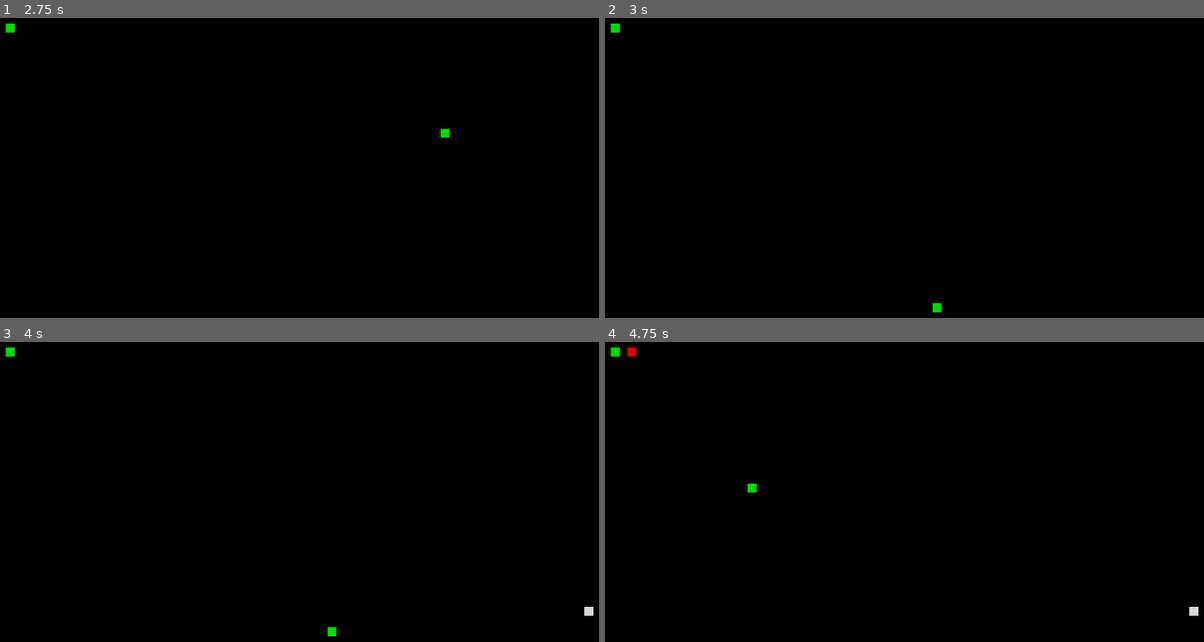
Above: before the commit, frames 1-4 (two rows, left to right).
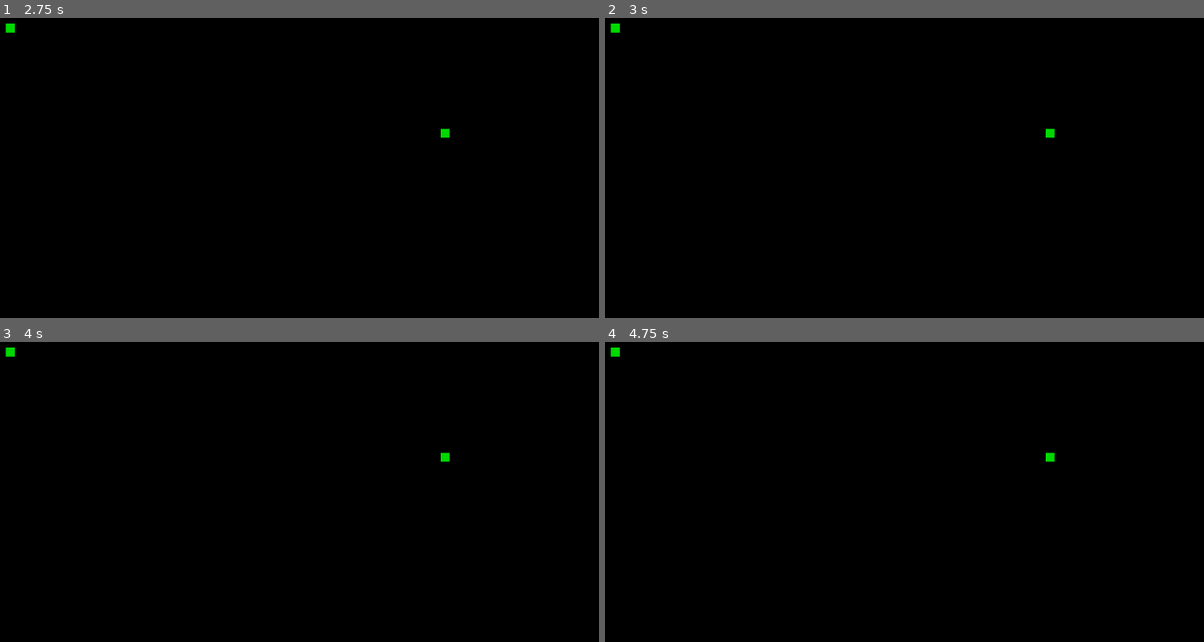
Above: after the commit, the same moments.

Repository: javier-adrian/AStar-GDS
Game: Godot game, scene res://scenes/main/main.tscn
The game is run twice, just before and just after one commit, with the same random seed, the same clock (stepped at 60 frames per second) and the same inputs.
Inputs (mouse positions are in pixels of both pictures, inside the frame that each line leads up to):
- Up to frame 1 (2.75 s): tap Enter at 0.5 s; move the mouse to (533, 201) at 0.52 s; hold Backspace (erase) 0.53-1.28 s; tap B (end) at 0.6 s; tap A (start) at 1.25, 2.3 s; move the mouse to (221, 243) at 1.27 s; tap Backspace (erase) at 1.35 s; tap Space (play) at 1.55 s; tap Tab (reset_progress) at 2 s; move the mouse to (443, 132) at 2.02 s; hold Space (play) from 2.03 s (still down)
- Up to frame 2 (3 s): tap A (start) at 2.75, 2.85 s; move the mouse to (934, 306) at 2.77 s; release Space (play) at 2.78 s
- Up to frame 3 (4 s): tap . (step) at 3.05 s; tap Tab (reset_progress) at 3.5 s; move the mouse to (587, 609) at 3.52 s; hold . (step) from 3.53 s (still down); right-click (587, 609) at 3.8 s
- Up to frame 4 (4.75 s): tap Tab (reset_progress) at 4.15 s; tap A (start) at 4.25 s; move the mouse to (748, 486) at 4.27 s; release . (step) at 4.28 s; right-click (748, 486) at 4.35 s; tap B (end) at 4.55 s

Frame 1 is identical in both runs. In frame 2, 0.1% of the frame differs, in the area x 54-76%, y 36-99%; in frame 3, 0.1%; in frame 4, 0.2%, in the area x 3-100%, y 1-92%.

Commit message:
forbid edits while playing

Diff:
--- a/scenes/main/main.gd
+++ b/scenes/main/main.gd
@@ -12,21 +12,21 @@
 func _input(event):
     target = floor(get_global_mouse_position() / tile_size)
 
-    if Input.is_action_pressed("wall"):
+    if Input.is_action_pressed("wall") && !playing:
         graph.add_wall(target)
 
-    if Input.is_action_just_released("start"):
+    if Input.is_action_just_released("start") && !playing:
         graph.place_start(target)
         viewer.toggle_start(true)
 
-    if Input.is_action_just_released("end"):
+    if Input.is_action_just_released("end") && !playing:
         graph.place_end(target)
         viewer.toggle_end(true)
 
-    if Input.is_action_pressed("step"):
+    if Input.is_action_pressed("step") && !playing:
         graph.step()
 
-    if Input.is_action_pressed("erase"):
+    if Input.is_action_pressed("erase") && !playing:
         graph.erase(target)
         viewer.toggle_start(graph.start_is_ready)
         viewer.toggle_end(graph.end_is_ready)
@@ -35,12 +35,12 @@
         playing = !playing
         timer.start()
 
-    if Input.is_action_pressed("reset_progress"):
+    if Input.is_action_pressed("reset_progress") && !playing:
         graph.reset_progress()
         playing = false
         viewer.toggle_found(false)
 
-    if Input.is_action_pressed("reset"):
+    if Input.is_action_pressed("reset") && !playing:
         graph.reset()
         playing = false
         viewer.toggle_start(false)
